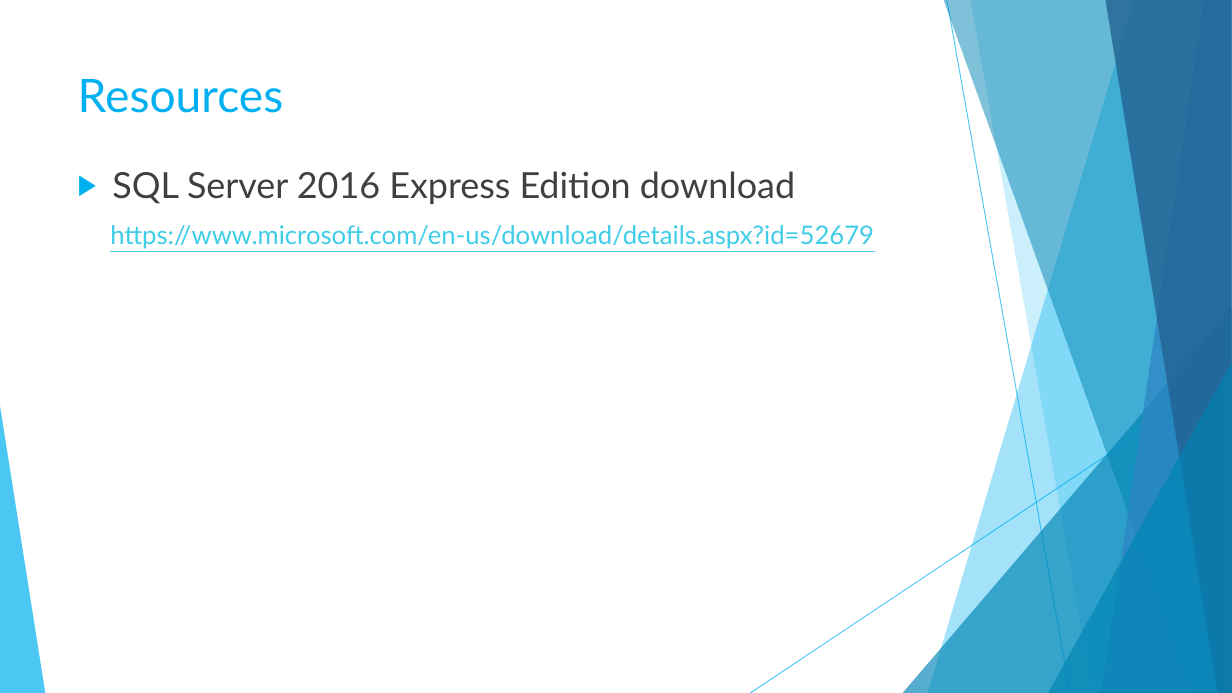
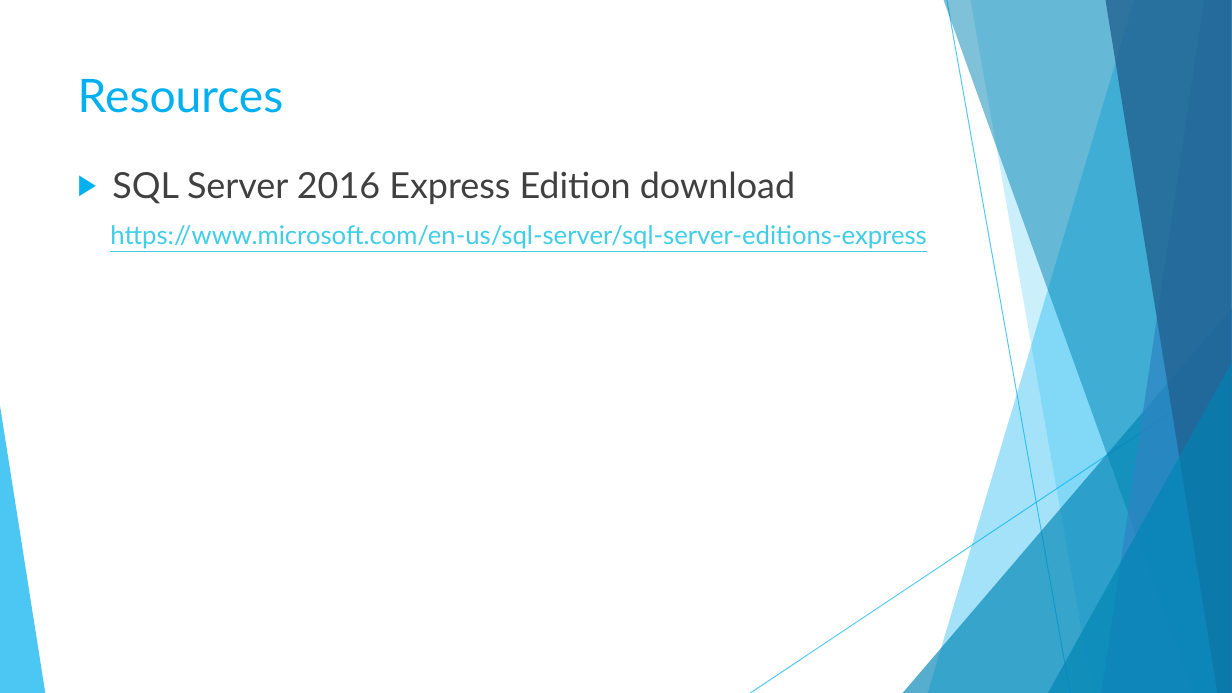
Before and after one commit to sqltran/SevenAwesomeSQLFeatures, a slide deck: slide 38 of AwesomeFreeSQLServerFeatures.pptx. Drawn at 1232x693 pixels with LibreOffice and Linux fonts; fonts in the diff are those of the drawing. Boxes give left, top, right and bottom in pixels: in the first picture for what was removed or moved away, otherwise in the second. Text is boxed around its words. In the diff, an @@ line names an element or a change of style, - is before the commit and + after.

Commit message:
Slides for Hekaton; update download link for Express Edition.

```diff
--- a/AwesomeFreeSQLServerFeatures.pptx
+++ b/AwesomeFreeSQLServerFeatures.pptx
@@ text at [110,225,926,249]: text changed @@
-  https://www.microsoft.com/en-us/download/details.aspx?id=52679
+  https://www.microsoft.com/en-us/sql-server/sql-server-editions-express
```
Also in this commit, not shown: 1 other slide changed.
